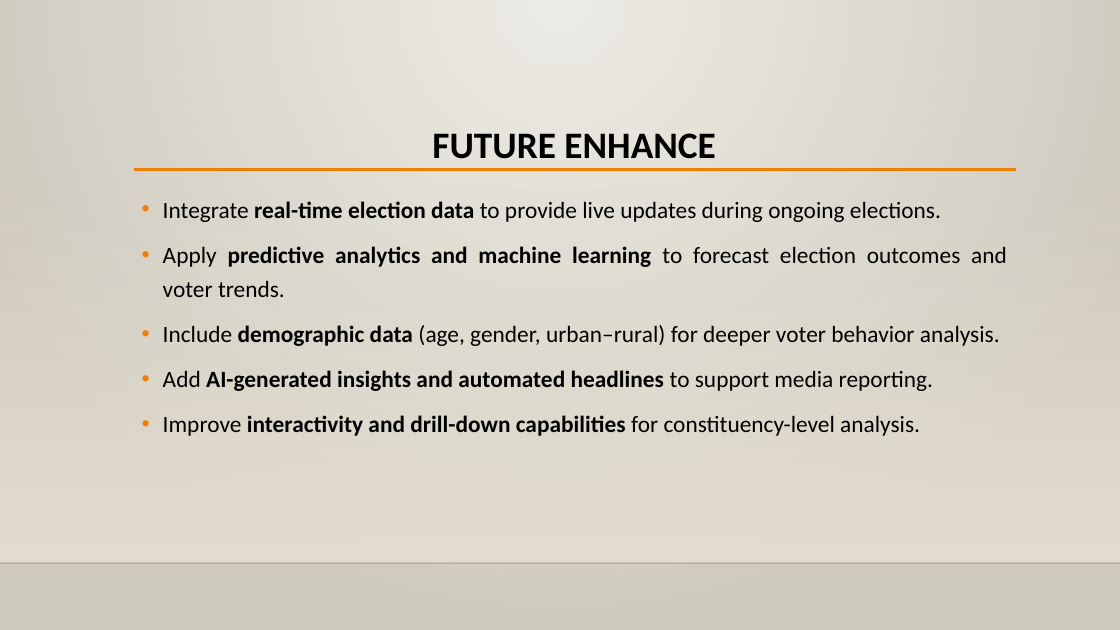
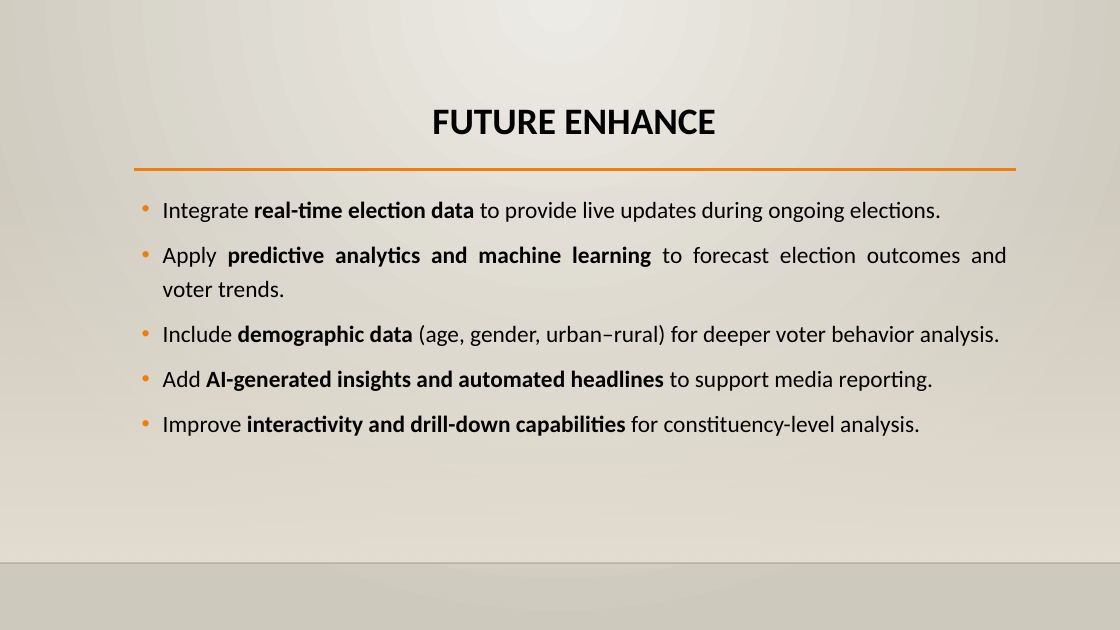
Before and after one commit to Heram21/Infosys_Springboard_Virtual_Internship-ElectViz_Batch-11_Team-D, a slide deck: slide 5 of Individual_ppts/Heram.pptx (slide 4 before the commit). Drawn at 1120x630 pixels with LibreOffice and Linux fonts; fonts in the diff are those of the drawing; background and template pictures are left out. Boxes give left, top, right and bottom in pixels: in the first picture for what was removed or moved away, otherwise in the second. Text is boxed around its words. In the diff, an @@ line names an element or a change of style, - is before the commit and + after.

```diff
--- a/Individual_ppts/Heram.pptx
+++ b/Individual_ppts/Heram.pptx
@@ title "FUTURE ENHANCE" at [432,109,716,135]: vertical alignment bottom to middle @@
```
Also in this commit, not shown: 2 other slides changed, 3 slides added, 1 slide removed.
